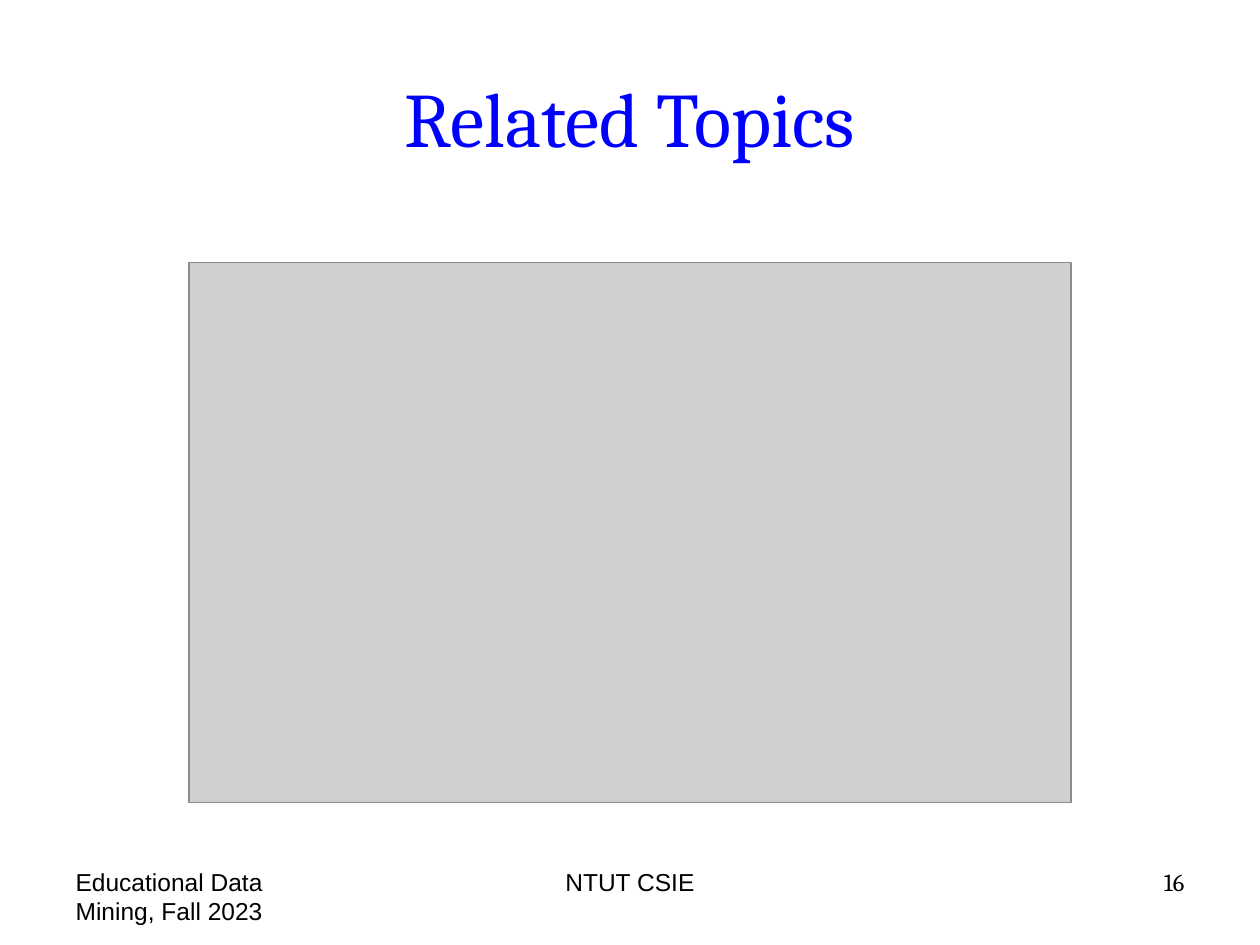
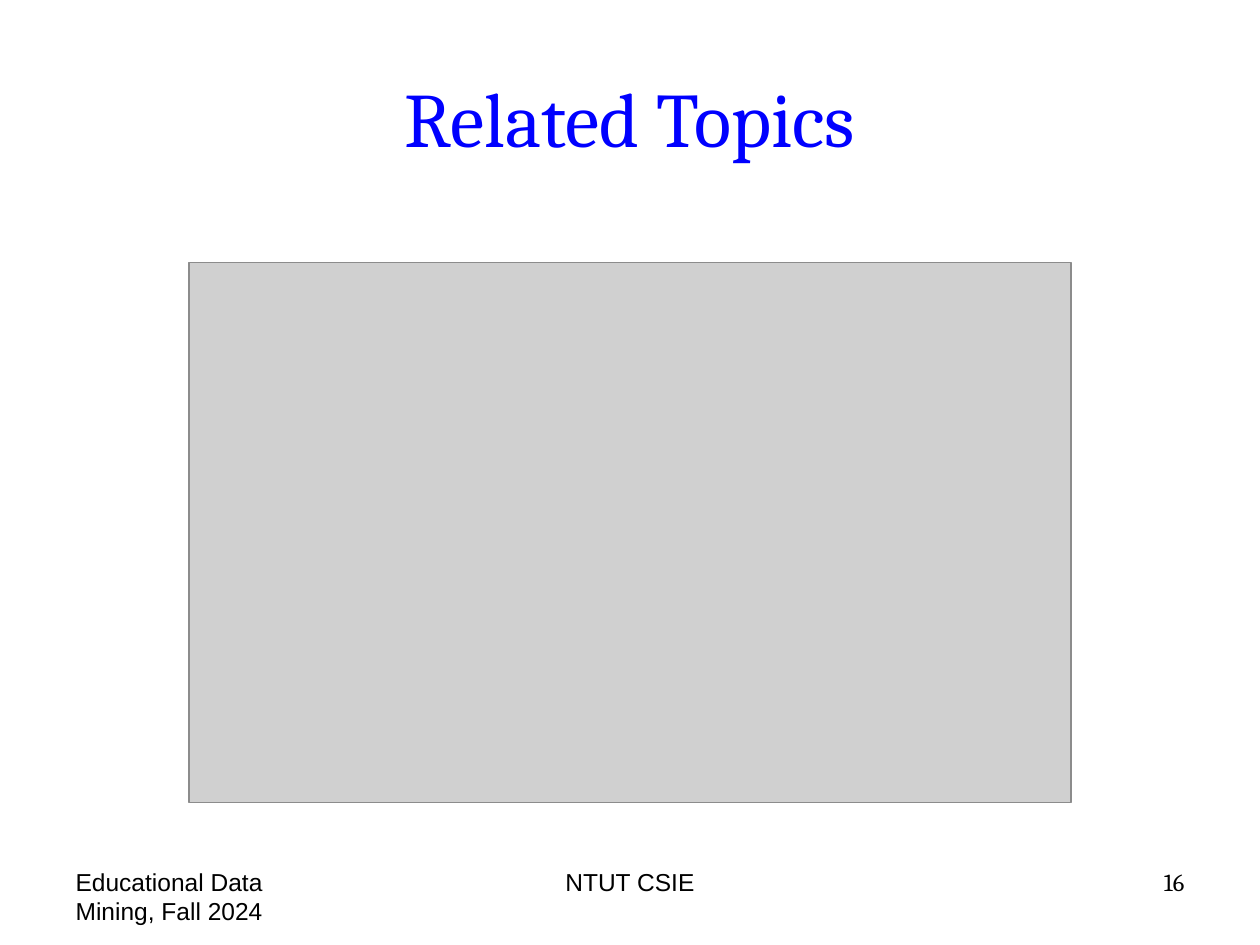
Before and after one commit to chriswjh/chriswjh.github.io, a slide deck: slide 16 of EDM/00-overview.pptx. Drawn at 1260x945 pixels with LibreOffice and Linux fonts; fonts in the diff are those of the drawing; grey boxes stand for pictures. Boxes give left, top, right and bottom in pixels: in the first picture for what was removed or moved away, otherwise in the second. Text is boxed around its words. In the diff, an @@ line names an element or a change of style, - is before the commit and + after.

```diff
--- a/EDM/00-overview.pptx
+++ b/EDM/00-overview.pptx
@@ text at box(76, 873, 263, 925): text changed @@
-Educational Data Mining, Fall 2023
+Educational Data Mining, Fall 2024
```
Also in this commit, not shown: 33 other slides changed.
